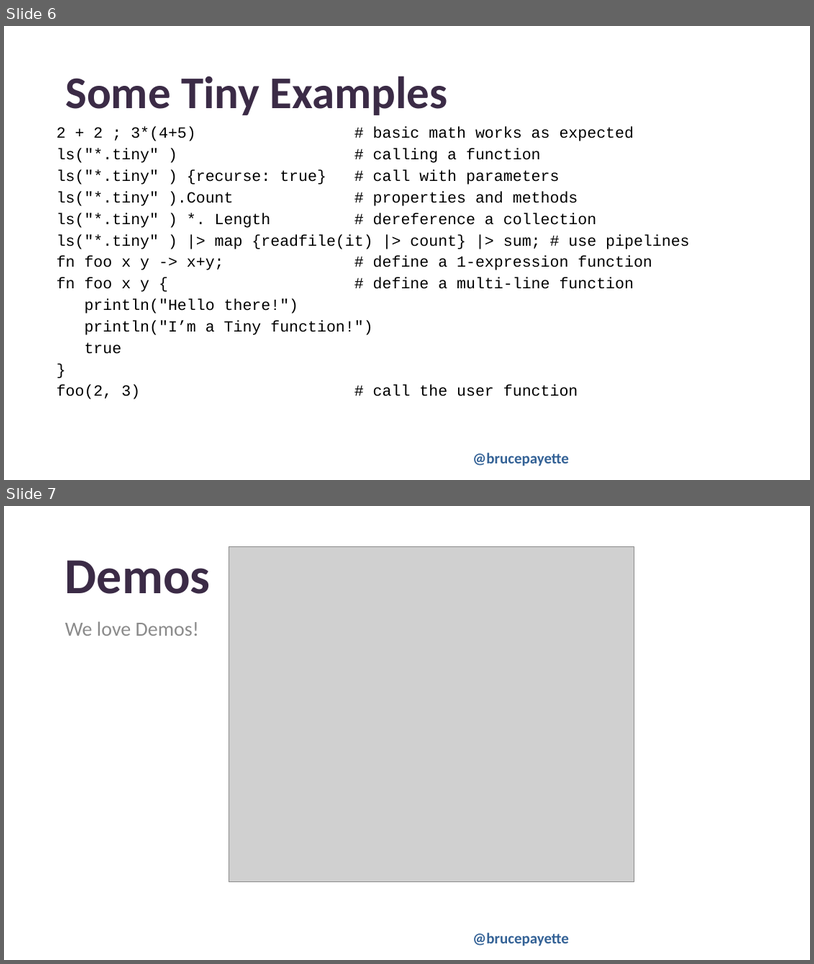
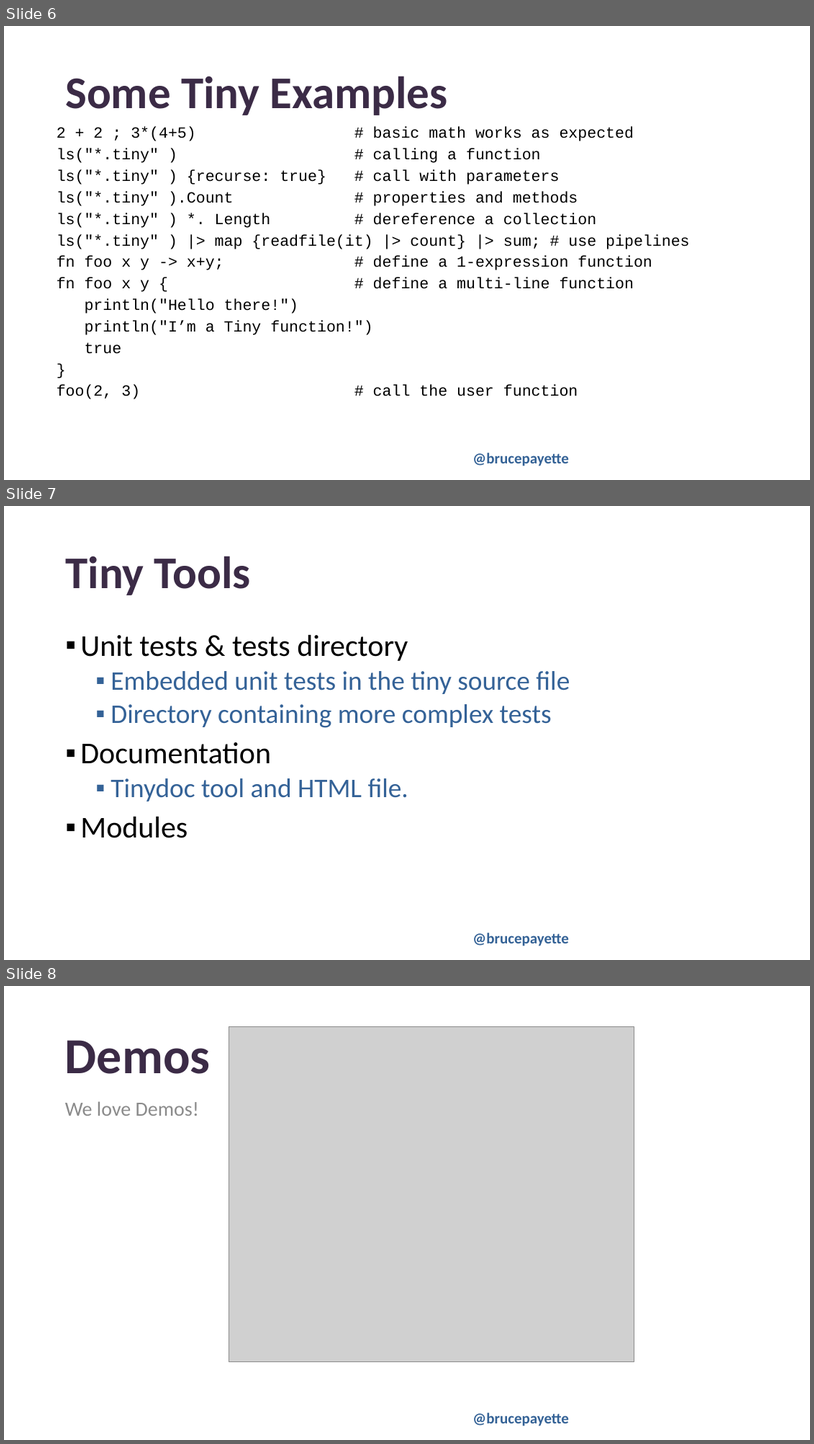
Before and after one commit to BrucePay/TinyLang, a slide deck: PSCONFEU23_payette_tiny.pptx. Shown one above the other, each under a label of ours: slides 6 and 7 before the commit, slides 6, 7 and 8 after it. The pictures are 814x964 and 814x1444 pixels, drawn with LibreOffice and Linux fonts; fonts in the diff are those of the drawing; grey boxes stand for pictures; background and template pictures are left out. Boxes give left, top, right and bottom in pixels: in the first picture for what was removed or moved away, otherwise in the second. Text is boxed around its words. In the diff, an @@ line names an element or a change of style, - is before the commit and + after.

```diff
--- a/PSCONFEU23_payette_tiny.pptx
+++ b/PSCONFEU23_payette_tiny.pptx
@@ slide 7 added at <box>4,506,810,960</box>, background picture (left out); not listed: 1 template element that a slide beside it also shows @@
@@ title added at <box>65,556,251,595</box>, 54 pt, text #3B2B46, bold @@
+Tiny Tools
@@ text added at <box>80,635,570,838</box>, 32 pt, text #346297 @@
+▪ Unit tests & tests directory
+  ▪ Embedded unit tests in the tiny source file
+  ▪ Directory containing more complex tests
+▪ Documentation
+  ▪ Tinydoc tool and HTML file.
+▪ Modules
@@ what was slide 7 is now slide 8 @@
```
Also in this commit, not shown: 5 slides changed.
